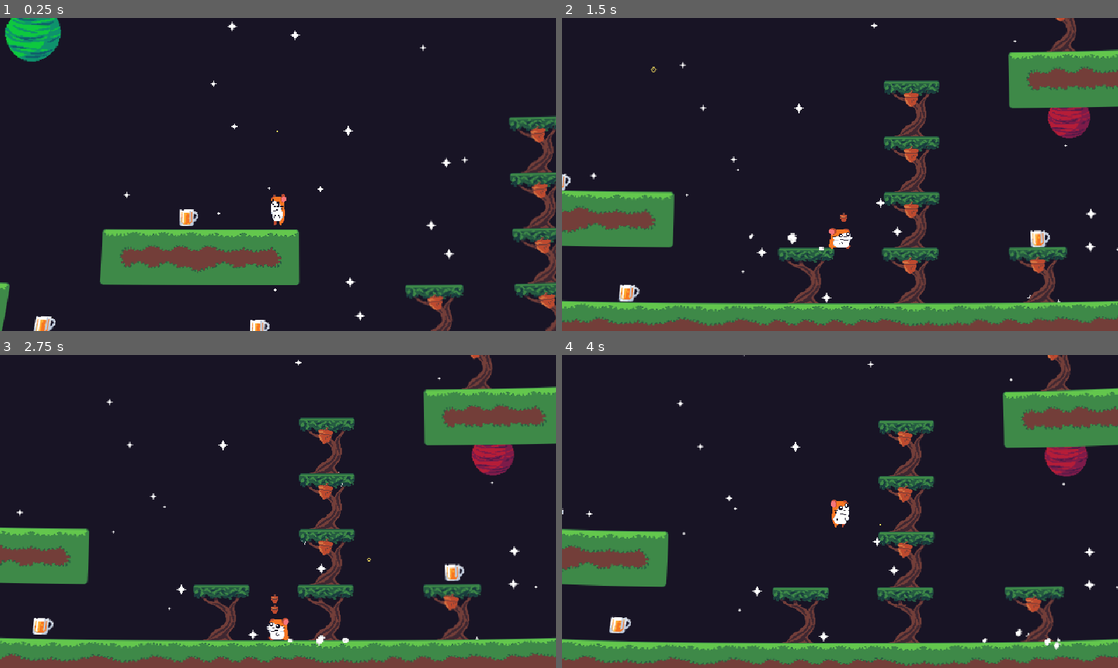
Above: before the commit, frames 1-4 (two rows, left to right).
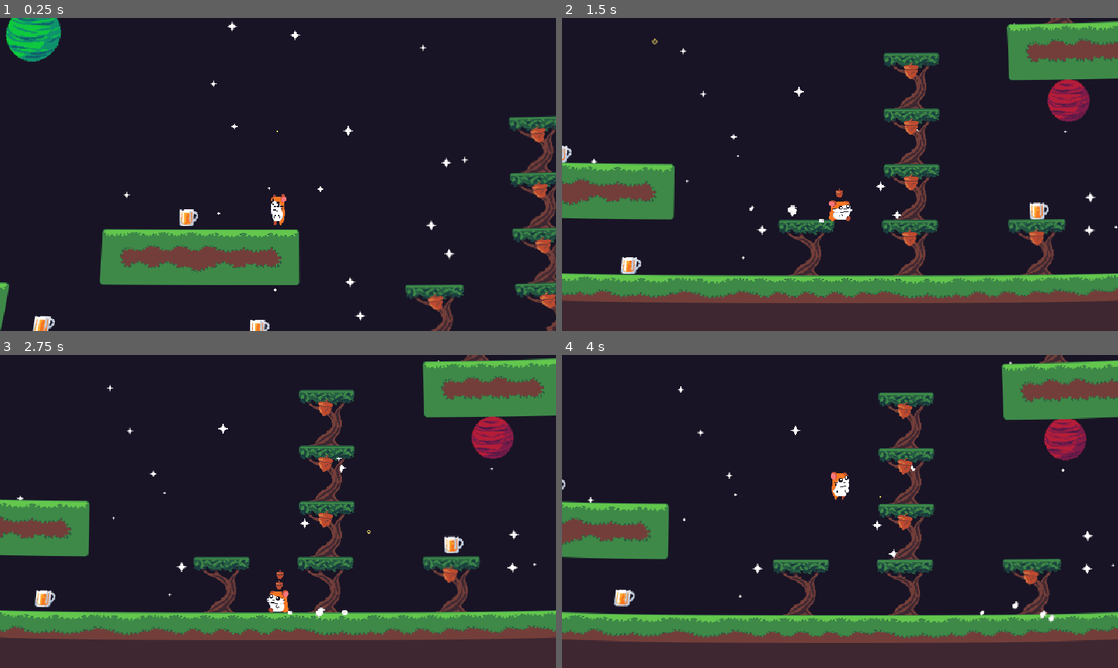
Above: after the commit, the same moments.

Repository: Codex112008/GMTK-2025-Game-Jam
Game: Godot game, scene res://Scenes/Game.tscn
Same seed, same stepped clock (60 frames per second), same inputs: the game is played once before the commit and once after it.
Inputs:
- Up to frame 1 (0.25 s): no input
- Up to frame 2 (1.5 s): hold D (right) from 0.53 s (still down); tap Space (jump) at 0.77 s
- Up to frame 3 (2.75 s): tap Space (jump) at 1.52 s; release D (right) at 2.03 s; hold A (left) from 2.03 s (still down)
- Up to frame 4 (4 s): release A (left) at 2.78 s; hold D (right) from 2.78 s (still down); tap Space (jump) at 3.02, 3.77 s

The runs differ from the first frame. In frame 1, 0.4% of the frame differs, in the area x 0-100%, y 0-100%; in frame 2, 36%; in frame 3, 35%; in frame 4, 35%.

Commit message:
stacking nuts

Diff:
--- a/Scenes/Game.tscn
+++ b/Scenes/Game.tscn
@@ -1,6 +1,6 @@
 [gd_scene load_steps=21 format=4 uid="uid://bfn2b364eucoc"]
 
-[ext_resource type="Shader" uid="uid://dcs1wxhti4py4" path="res://PlanetCurve.gdshader" id="1_iukft"]
+[ext_resource type="Shader" uid="uid://dcs1wxhti4py4" path="res://Shaders/PlanetCurve.gdshader" id="1_iukft"]
 [ext_resource type="Script" uid="uid://b35p01h4jxnjb" path="res://Scripts/UI/NutUI.gd" id="2_2irst"]
 [ext_resource type="PackedScene" uid="uid://dmrchrx1v38ud" path="res://Scenes/Beer.tscn" id="2_b2bpf"]
 [ext_resource type="TileSet" uid="uid://b5nmyyj2chinl" path="res://BaseTileSet.tres" id="2_gl6un"]
@@ -23,8 +23,8 @@
 [sub_resource type="ShaderMaterial" id="ShaderMaterial_gl6un"]
 resource_local_to_scene = true
 shader = ExtResource("1_iukft")
-shader_parameter/radius = 5.0
-shader_parameter/distortion_strength = 1.0
+shader_parameter/radius = 10.0
+shader_parameter/distortion_strength = 2.0
 
 [node name="game" type="Node2D"]
 
@@ -52,7 +52,7 @@
 offset_bottom = 40.0
 script = ExtResource("2_2irst")
 player = NodePath("../../../Player")
-offset = Vector2(-16, -40)
+offset = Vector2(-16, -48)
 nut_icon = ExtResource("3_bf53h")
 
 [node name="camera2d" type="Camera2D" parent="." node_paths=PackedStringArray("target", "level")]
--- a/Scenes/Player.tscn
+++ b/Scenes/Player.tscn
@@ -5,11 +5,11 @@
 [ext_resource type="PackedScene" uid="uid://de5all3ajrwck" path="res://Scenes/ThrownNut.tscn" id="2_nn08x"]
 [ext_resource type="Texture2D" uid="uid://c7x3ukwuxcs7o" path="res://Sprites/Particles/drunk_particles.png" id="3_gntrk"]
 [ext_resource type="Script" uid="uid://babpw2llhagpv" path="res://addons/TimeRewinder/rewinder.gd" id="4_5ixxa"]
-[ext_resource type="Texture2D" uid="uid://q0fcqc5xdny2" path="res://Sprites/Player/Air/hamster_fall.png" id="5_1iu4k"]
+[ext_resource type="Texture2D" uid="uid://df76gpbhr5pbd" path="res://Sprites/Player/Air/hamster_air2.png" id="5_i2e8t"]
 [ext_resource type="Script" uid="uid://25uq6brcn0fn" path="res://addons/TimeRewinder/rewind_property.gd" id="5_nn08x"]
 [ext_resource type="Texture2D" uid="uid://igvw0x0kirar" path="res://Sprites/Player/Spin/hamster_spin1.png" id="6_lslt6"]
 [ext_resource type="Texture2D" uid="uid://mnlxh8a5slfa" path="res://Sprites/Player/Walk/hamster_walk1.png" id="6_megsn"]
-[ext_resource type="Texture2D" uid="uid://bncu5kskok10w" path="res://Sprites/Player/Air/hamster_rise.png" id="7_m0x7a"]
+[ext_resource type="Texture2D" uid="uid://cxqqrjmhla05v" path="res://Sprites/Player/Air/hamster_air1.png" id="7_qidb7"]
 [ext_resource type="Texture2D" uid="uid://c87ic3ueue0a4" path="res://Sprites/Player/Spin/hamster_spin2.png" id="7_ulo2v"]
 [ext_resource type="Texture2D" uid="uid://bqovdvenwlycr" path="res://Sprites/Player/Walk/hamster_walk2.png" id="7_yoq75"]
 [ext_resource type="Texture2D" uid="uid://mp02sd1fj3d4" path="res://Sprites/Player/Spin/hamster_spin3.png" id="8_1iu4k"]
@@ -38,7 +38,7 @@
 animations = [{
 "frames": [{
 "duration": 1.0,
-"texture": ExtResource("5_1iu4k")
+"texture": ExtResource("5_i2e8t")
 }],
 "loop": true,
 "name": &"fall",
@@ -54,7 +54,7 @@
 }, {
 "frames": [{
 "duration": 1.0,
-"texture": ExtResource("7_m0x7a")
+"texture": ExtResource("7_qidb7")
 }],
 "loop": true,
 "name": &"rise",
@@ -180,9 +180,7 @@
 
 [node name="AnimatedSprite2D" type="AnimatedSprite2D" parent="." node_paths=PackedStringArray("player", "cheeks")]
 sprite_frames = SubResource("SpriteFrames_gntrk")
-animation = &"walk"
-frame = 2
-frame_progress = 0.232959
+animation = &"rise"
 offset = Vector2(0, -16)
 script = ExtResource("9_yoq75")
 player = NodePath("..")
--- a/Scripts/CameraFollow.gd
+++ b/Scripts/CameraFollow.gd
@@ -11,7 +11,7 @@
 	var level_rect : Rect2i = level.get_used_rect()
 
 	limit_top = (level_rect.position.y * TILESIZE) + (3 * TILESIZE)
-	limit_bottom = ((level_rect.size.y + level_rect.position.y) * TILESIZE) - (3 * TILESIZE)
+	limit_bottom = ((level_rect.size.y + level_rect.position.y) * TILESIZE) - (2 * TILESIZE)
 
 
 
--- a/Scripts/PlayerController.gd
+++ b/Scripts/PlayerController.gd
@@ -13,7 +13,7 @@
 @export var thrown_nut : PackedScene
 
 @export var curve_speed : float = 5.0
-var curve_shader_strength : float
+var curve_shader_strength : float = 1
 
 @export var beer_needed : int = 6
 var beer_collected : int = 0
--- a/Scripts/UI/NutUI.gd
+++ b/Scripts/UI/NutUI.gd
@@ -19,6 +19,12 @@
 		create_nuts()
 	num_nuts = player.nut_count
 
+	# make nuts swing
+	for nut in range(0, nuts.size()):
+		var current : TextureRect = nuts[nut]
+		current.position = Vector2(clamp((-player.velocity.x / 50) * nut, -pow(nut, 2), pow(nut, 2)) - player.velocity.x / 50, current.position.y)
+
+
 func create_nuts():
 	for nut in nuts:
 		var my_nut : Control = nut
@@ -28,9 +34,8 @@
 
 	for nut_on in range(0, player.nut_count):
 		var new_icon : TextureRect = nut_icon.instantiate()
-		var offset_num : int = nut_on - player.nut_count
 
-		new_icon.position = Vector2(0, offset_num * NUTSIZE)
+		new_icon.position = Vector2(0, -nut_on * NUTSIZE)
 
 		nuts.append(new_icon)
 		add_child(new_icon)
Renamed: PlanetCurve.gdshader -> Shaders/PlanetCurve.gdshader
Renamed: PlanetCurve.gdshader.uid -> Shaders/PlanetCurve.gdshader.uid
Binary file added: Sprites/Player/Air/hamster_air1.png
Not shown, changed: Sprites/Player/Air/hamster_air1.png.import
Binary file added: Sprites/Player/Air/hamster_air2.png
Not shown, changed: Sprites/Player/Air/hamster_air2.png.import
Binary file removed: Sprites/Player/Air/hamster_fall.png
Binary file removed: Sprites/Player/Air/hamster_rise.png
Binary file changed: Sprites/Player/Walk/hamster_walk1.png
Binary file changed: Sprites/Player/Walk/hamster_walk2.png
Binary file changed: Sprites/Player/Walk/hamster_walk3.png
Binary file changed: Sprites/Player/Walk/hamster_walk4.png
(and 1 more such lines)
